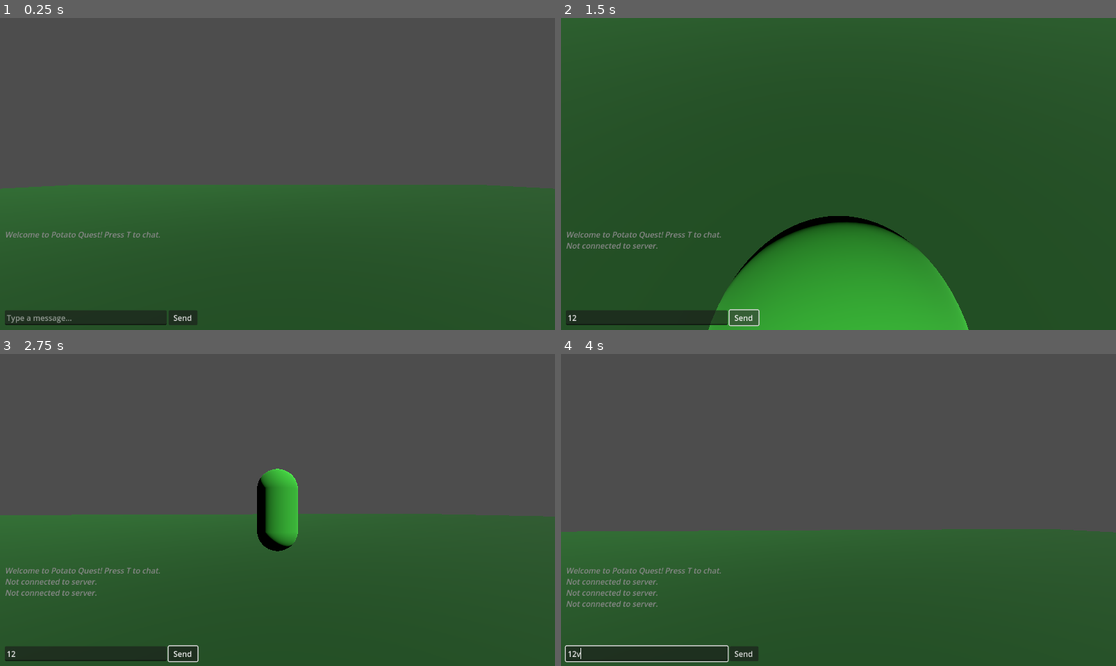
Above: before the commit, frames 1-4 (two rows, left to right).
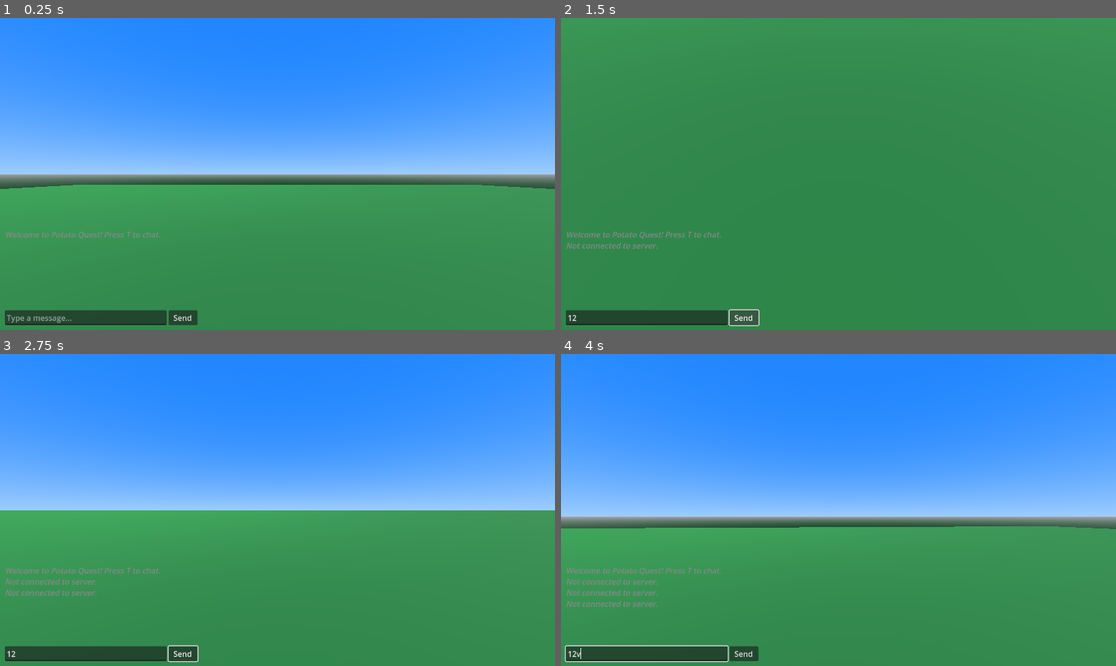
Above: after the commit, the same moments.

Repository: griffmcd/potato-quest
Game: Godot game, scene res://scenes/main_game.tscn
Two runs of this game, one before a commit and one after it. Both use one fixed random seed, a clock stepped at 60 frames per second and the inputs below. This scene is started directly instead of the project's main scene.
Inputs (mouse positions are in pixels of both pictures, inside the frame that each line leads up to):
- Up to frame 1 (0.25 s): no input
- Up to frame 2 (1.5 s): click (644, 317) at 0.52 s; type "12" at 0.6 s; click "Send" at 1.25 s
- Up to frame 3 (2.75 s): tap Enter at 2 s; move the mouse to (305, 510) at 2.02 s; hold W (move_forward) from 2.03 s (still down); hold V (toggle_camera) from 2.03 s (still down)
- Up to frame 4 (4 s): keep holding W (move_forward); tap Space at 2.75 s; move the mouse to (810, 510) at 2.77 s; release V (toggle_camera) at 2.78 s; tap V (toggle_camera) at 2.85, 3.8 s; move the mouse to (849, 503) at 3.52 s; hold T (toggle_chat) from 3.53 s (still down)

The runs differ from the first frame. In frame 1, 98% of the frame differs, in the area x 0-100%, y 0-100%; in frame 2, 98%; in frame 3, 98%; in frame 4, 97%.
Error after the commit: Invalid assignment of property or key 'visible' with value of type 'bool' on a base object of type 'null instance'. (res://scripts/camera_controller.gd:68)

Commit message:
Got some lighting and other things going

Diff:
--- a/potato_quest_client/scenes/main_game.tscn
+++ b/potato_quest_client/scenes/main_game.tscn
@@ -14,8 +14,19 @@
 [sub_resource type="BoxShape3D" id="BoxShape3D_70vka"]
 size = Vector3(100, 0.1, 100)
 
+[sub_resource type="ProceduralSkyMaterial" id="ProceduralSkyMaterial_0rdsr"]
+sky_top_color = Color(0.120777, 0.517392, 1, 1)
+sky_horizon_color = Color(0.616518, 0.803155, 1, 1)
+ground_bottom_color = Color(5.35455e-07, 0.217257, 0.0680162, 1)
+
+[sub_resource type="Sky" id="Sky_ipu61"]
+sky_material = SubResource("ProceduralSkyMaterial_0rdsr")
+
 [sub_resource type="Environment" id="Environment_2l77h"]
 background_mode = 2
+sky = SubResource("Sky_ipu61")
+ambient_light_source = 2
+ambient_light_color = Color(0.647059, 0.647059, 0.647059, 1)
 
 [node name="MainGame" type="Node3D" node_paths=PackedStringArray("player")]
 script = ExtResource("1_d2op2")
@@ -32,7 +43,8 @@
 shape = SubResource("BoxShape3D_70vka")
 
 [node name="Sun" type="DirectionalLight3D" parent="."]
-transform = Transform3D(0.707107, -0.5, 0.5, 0, 0.707107, 0.707107, -0.707107, -0.5, 0.5, 0, 0, 0)
+transform = Transform3D(0.707107, -0.5, 0.5, 0, 0.707107, 0.707107, -0.707107, -0.5, 0.5, 49.0946, 32.0645, 23.1643)
+shadow_enabled = true
 
 [node name="AmbientEnvironment" type="Node3D" parent="."]
 
--- a/potato_quest_client/scenes/player.tscn
+++ b/potato_quest_client/scenes/player.tscn
@@ -1,30 +1,23 @@
-[gd_scene load_steps=6 format=3 uid="uid://cbmluwd2p7f3t"]
+[gd_scene load_steps=5 format=3 uid="uid://cbmluwd2p7f3t"]
 
 [ext_resource type="Script" uid="uid://dr4gem88u8wtr" path="res://scripts/player_controller.gd" id="1_3vyb7"]
 [ext_resource type="Script" uid="uid://db1lsdq5oa6sx" path="res://scripts/camera_controller.gd" id="2_g2els"]
-
-[sub_resource type="CapsuleMesh" id="CapsuleMesh_g2els"]
-
-[sub_resource type="StandardMaterial3D" id="StandardMaterial3D_qhqgy"]
-albedo_color = Color(0.2336, 0.8, 0.224, 1)
+[ext_resource type="PackedScene" uid="uid://dj048wmbiugki" path="res://assets/characters/Characters_psx/Models/Male/Character_30.fbx" id="3_qhqgy"]
 
 [sub_resource type="CapsuleShape3D" id="CapsuleShape3D_dqkch"]
 
 [node name="Player" type="CharacterBody3D" groups=["player"]]
 script = ExtResource("1_3vyb7")
 
-[node name="Body" type="MeshInstance3D" parent="."]
-mesh = SubResource("CapsuleMesh_g2els")
-surface_material_override/0 = SubResource("StandardMaterial3D_qhqgy")
-
 [node name="CollisionShape" type="CollisionShape3D" parent="."]
+transform = Transform3D(0.75, 0, 0, 0, 1.04838, 0, 0, 0, 0.75, 0, 1.05932, 0)
 shape = SubResource("CapsuleShape3D_dqkch")
 
 [node name="CameraRig" type="Node3D" parent="."]
 script = ExtResource("2_g2els")
 
 [node name="FirstPersonCamera" type="Camera3D" parent="CameraRig"]
-transform = Transform3D(1, 0, 0, 0, 1, 0, 0, 0, 1, 0, 1.6, 0)
+transform = Transform3D(1, 0, 0, 0, 1, 0, 0, 0, 1, 0, 2.04534, 0)
 current = true
 
 [node name="ThirdPersonArm" type="SpringArm3D" parent="CameraRig"]
@@ -32,3 +25,6 @@
 margin = 0.2
 
 [node name="ThirdPersonCamera" type="Camera3D" parent="CameraRig/ThirdPersonArm"]
+
+[node name="Body" parent="." instance=ExtResource("3_qhqgy")]
+transform = Transform3D(0.5, 0, 0, 0, 0.5, 0, 0, 0, 0.5, 0, 0, 0)
--- a/potato_quest_client/scripts/camera_controller.gd
+++ b/potato_quest_client/scripts/camera_controller.gd
@@ -7,7 +7,7 @@
 var camera_rig
 var first_person_camera: Camera3D
 var third_person_camera: Camera3D
-var player_body: MeshInstance3D
+var player_body: Node3D
 var player: CharacterBody3D
 
 @export var mouse_sensitivity: float = 0.003
@@ -21,67 +21,67 @@
 var camera_yaw: float = 0.0 # horizontal rotation
 
 func _ready() -> void:
-    camera_rig = self
-    player = get_parent()
-    first_person_camera = get_node("FirstPersonCamera")
-    third_person_camera = get_node("ThirdPersonArm/ThirdPersonCamera")
-    player_body = player.get_node("Body")
-    toggle_mouse_capture(true)
+	camera_rig = self
+	player = get_parent()
+	first_person_camera = get_node("FirstPersonCamera")
+	third_person_camera = get_node("ThirdPersonArm/ThirdPersonCamera")
+	player_body = player.get_node("Body")
+	toggle_mouse_capture(true)
 
 
 func _input(event: InputEvent) -> void:
-    # Don't process camera input when chat is active
-    if chat_mode:
-        return
+	# Don't process camera input when chat is active
+	if chat_mode:
+		return
 
-    if event.is_action_pressed("ui_cancel"):
-        toggle_mouse_capture(false)
+	if event.is_action_pressed("ui_cancel"):
+		toggle_mouse_capture(false)
 
-    if event is InputEventMouseButton and event.pressed and not mouse_captured:
-        toggle_mouse_capture(true)
+	if event is InputEventMouseButton and event.pressed and not mouse_captured:
+		toggle_mouse_capture(true)
 
-    if event.is_action_pressed("toggle_camera"):
-        toggle_perspective()
+	if event.is_action_pressed("toggle_camera"):
+		toggle_perspective()
 
-    if event is InputEventMouseMotion and mouse_captured:
-        handle_mouse_look(event.relative)
+	if event is InputEventMouseMotion and mouse_captured:
+		handle_mouse_look(event.relative)
 
 func handle_mouse_look(mouse_delta: Vector2) -> void:
-    camera_yaw -= mouse_delta.x * mouse_sensitivity
-    camera_pitch -= mouse_delta.y * mouse_sensitivity
-    camera_pitch = clamp(camera_pitch,
-            deg_to_rad(-vertical_look_limit),
-            deg_to_rad(vertical_look_limit))
+	camera_yaw -= mouse_delta.x * mouse_sensitivity
+	camera_pitch -= mouse_delta.y * mouse_sensitivity
+	camera_pitch = clamp(camera_pitch,
+			deg_to_rad(-vertical_look_limit),
+			deg_to_rad(vertical_look_limit))
 
-    camera_rig.rotation.y = camera_yaw
+	camera_rig.rotation.y = camera_yaw
 
-    if is_first_person:
-        first_person_camera.rotation.x = camera_pitch
-    else:
-        third_person_camera.rotation.x = camera_pitch
+	if is_first_person:
+		first_person_camera.rotation.x = camera_pitch
+	else:
+		third_person_camera.rotation.x = camera_pitch
 
 func toggle_perspective() -> void:
-    is_first_person = !is_first_person
-    first_person_camera.current = is_first_person
-    third_person_camera.current = !is_first_person
-    # toggle body visibility (hidden in 1st person)
-    player_body.visible = !is_first_person
+	is_first_person = !is_first_person
+	first_person_camera.current = is_first_person
+	third_person_camera.current = !is_first_person
+	# toggle body visibility (hidden in 1st person)
+	player_body.visible = !is_first_person
 
-    print("Camera: Switched to ", "first-person" if is_first_person else "third-person")
+	print("Camera: Switched to ", "first-person" if is_first_person else "third-person")
 
 func toggle_mouse_capture(captured: bool) -> void:
-    mouse_captured = captured
-    if captured:
-        Input.mouse_mode = Input.MOUSE_MODE_CAPTURED
-    else:
-        Input.mouse_mode = Input.MOUSE_MODE_VISIBLE
+	mouse_captured = captured
+	if captured:
+		Input.mouse_mode = Input.MOUSE_MODE_CAPTURED
+	else:
+		Input.mouse_mode = Input.MOUSE_MODE_VISIBLE
 
 ## Called by ChatUI to enable chat mode (disables camera control, releases mouse)
 func enable_chat_mode() -> void:
-    chat_mode = true
-    toggle_mouse_capture(false)
+	chat_mode = true
+	toggle_mouse_capture(false)
 
 ## Called by ChatUI to disable chat mode (enables camera control, captures mouse)
 func disable_chat_mode() -> void:
-    chat_mode = false
-    toggle_mouse_capture(true)
+	chat_mode = false
+	toggle_mouse_capture(true)
Not shown: 1 places in potato_quest_client/scenes/main_game.tscn that only renumber resources
